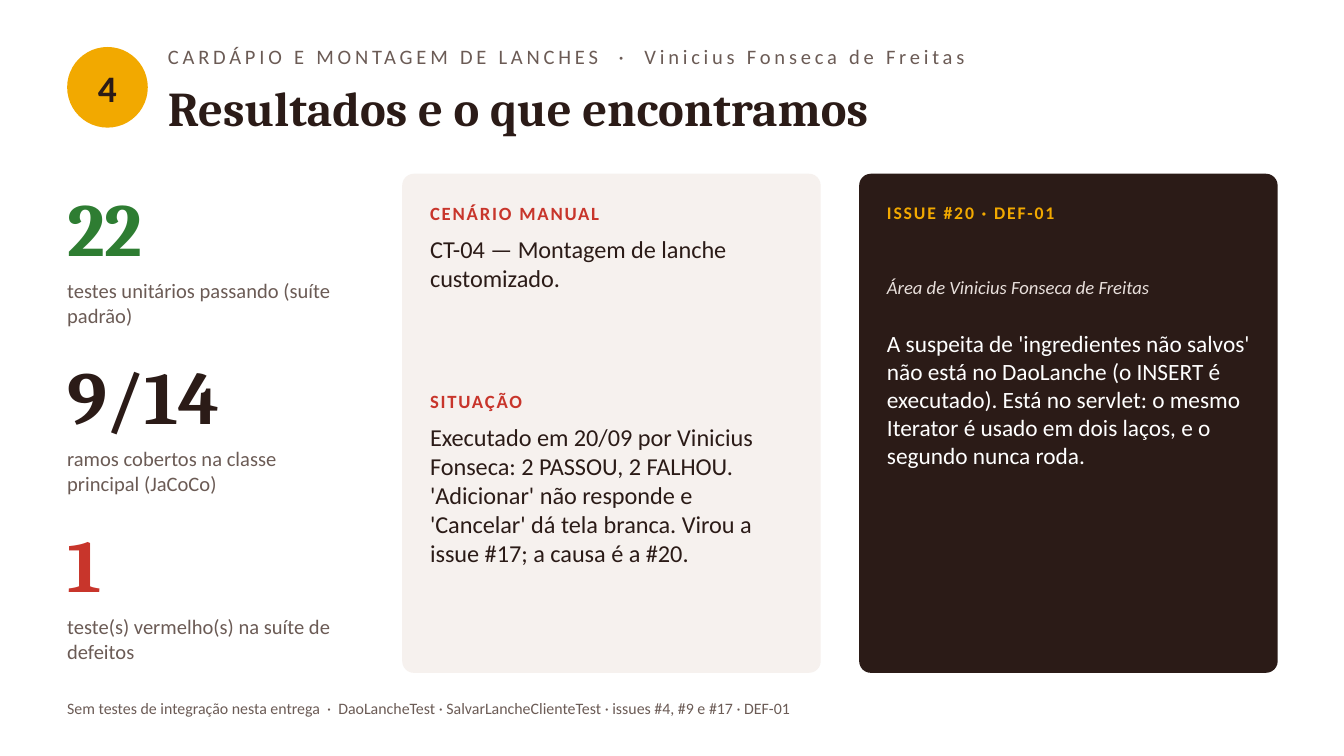
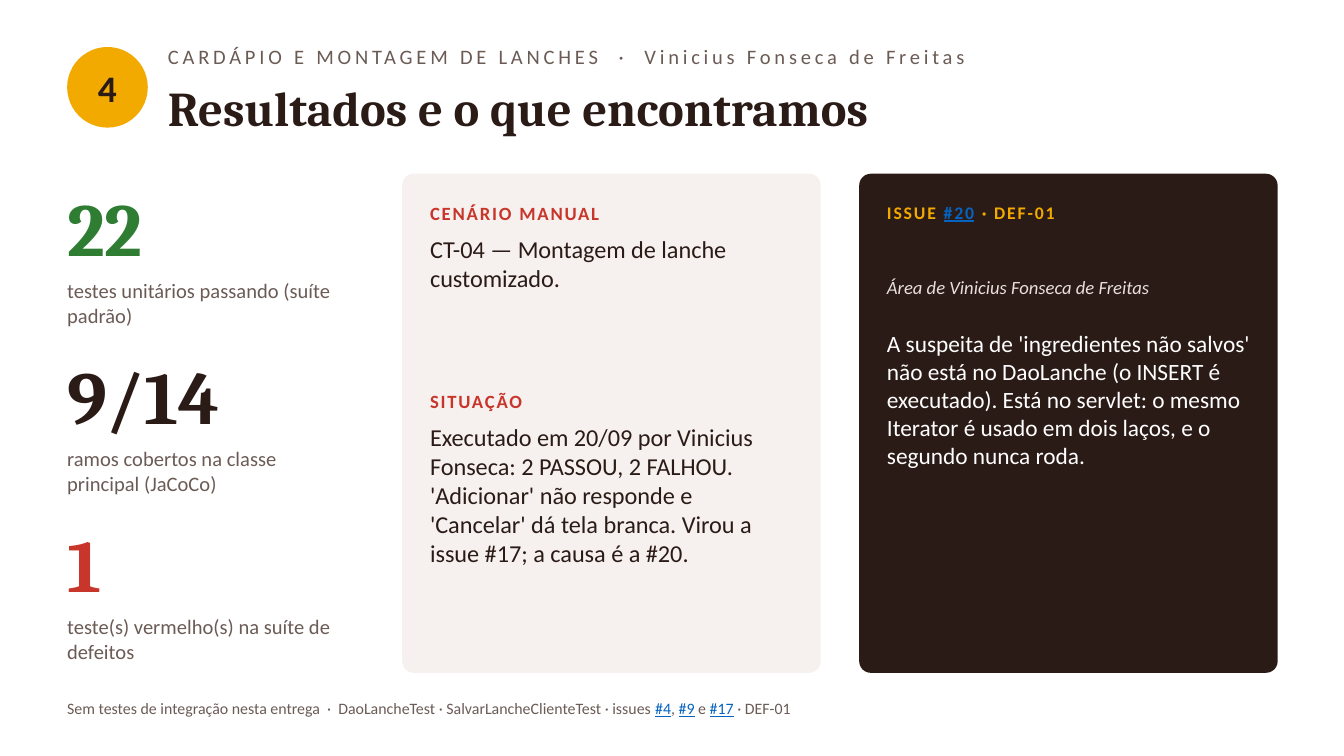
Before and after one commit to vini-pinheiro/trabalho-qualidade-e-teste-de-software, a slide deck: slide 9 of docs/entrega-1/apresentacao/apresentacao-entrega-1.pptx. Drawn at 1344x756 pixels with LibreOffice and Linux fonts; fonts in the diff are those of the drawing. Boxes give left, top, right and bottom in pixels: in the first picture for what was removed or moved away, otherwise in the second. Text is boxed around its words. In the diff, an @@ line names an element or a change of style, - is before the commit and + after.

Commit message:
docs: anexos com um slide por integrante e links clicáveis
- link do repositório visível na abertura, no encerramento e nos anexos
- toda referência #NN vira link para a issue correspondente (56 links no deck)
- um anexo por integrante: cabeçalho do documento do caso e tela do sistema
- telas extraídas dos prints anexados aos próprios casos de teste

```diff
--- a/docs/entrega-1/apresentacao/apresentacao-entrega-1.pptx
+++ b/docs/entrega-1/apresentacao/apresentacao-entrega-1.pptx
@@ text "ISSUE #20 · DEF-01" at (887,207,1054,222): text colour #F2A900 to #0563C1, underline on in "#20" @@
@@ text "Sem testes de integração nesta ..." at (67,703,791,717): text colour #6B5B55 to #0563C1, underline on in "#4, #9 #17" @@
```
Also in this commit, not shown: 13 other slides changed, 5 slides added, 2 slides removed, 11 other files.
